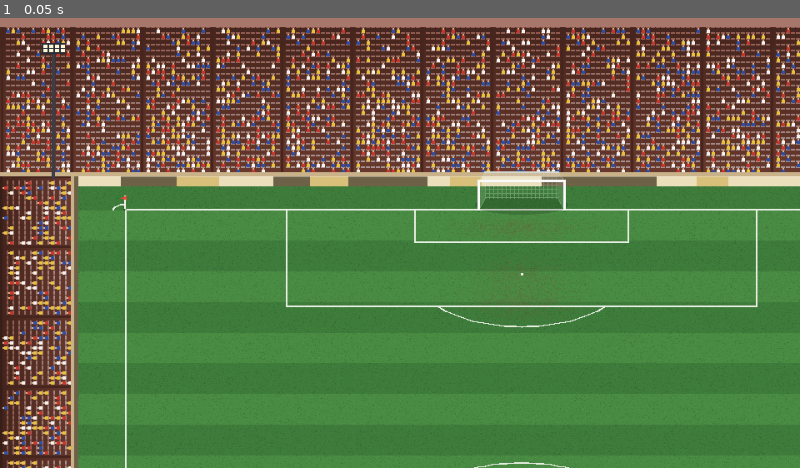
Above: before the commit, frame 1.
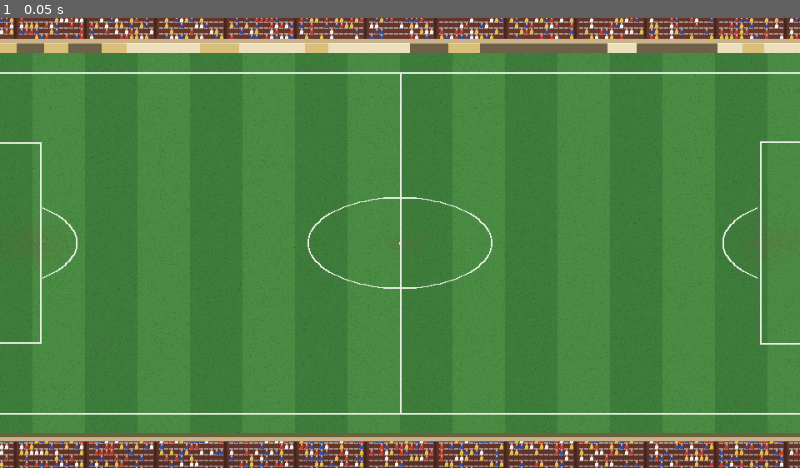
Above: after the commit, the same moment.

Repository: mundiakaluson/sprite-tan
Game: Godot game, scene res://scenes/stadium/stadium.tscn
The game is run twice, just before and just after one commit, with the same random seed, the same clock (stepped at 60 frames per second) and the same inputs. This scene is started directly instead of the project's main scene.
Inputs:
- Up to frame 1 (0.05 s): no input

The runs differ from the first frame. In frame 1, 53% of the frame differs, in the area x 0-100%, y 0-100%.

Commit message:
Stadiums: switch to TV side-on view (horizontal pitch, side goals, camera)
Co-Authored-By: Claude Sonnet 5.5 <noreply@anthropic.com>
Claude-Session: https://claude.ai/code/session_01FrjHpaAiEjh7PpusYwPu2g

Diff:
--- a/godot/assets/pitches/ST01/layout.json
+++ b/godot/assets/pitches/ST01/layout.json
@@ -2,44 +2,45 @@
  "id": "ST01",
  "name": "Old Ground",
  "time": "day",
- "px_per_m": 14.0,
+ "px_per_m": 12.0,
  "squash": 0.5,
  "pitch_m": [
   105.0,
   68.0
  ],
  "canvas": [
-  1252,
-  1075
+  1600,
+  708
  ],
  "pitch_origin": [
-  150,
-  230
+  170,
+  200
  ],
  "pitch_size": [
-  952,
-  735
+  1260,
+  408
  ],
- "orientation": "vertical (own goal at the bottom)",
- "goal_far": {
+ "orientation": "horizontal TV view (own goal on the left)",
+ "goal_left": {
   "pos": [
-   626.0,
-   230.0
+   170.0,
+   404.0
   ],
   "origin": [
-   75,
-   70
+   54,
+   62
   ]
  },
- "goal_near": {
+ "goal_right": {
   "pos": [
-   626.0,
-   965.0
+   1430.0,
+   404.0
   ],
   "origin": [
-   75,
-   36
-  ]
+   54,
+   62
+  ],
+  "flip": true
  },
  "flag": {
   "origin": [
@@ -48,20 +49,20 @@
   ],
   "corners": [
    [
-    150.0,
-    965.0
+    170.0,
+    200.0
    ],
    [
-    1102.0,
-    965.0
+    170.0,
+    608.0
    ],
    [
-    150.0,
-    230.0
+    1430.0,
+    200.0
    ],
    [
-    1102.0,
-    230.0
+    1430.0,
+    608.0
    ]
   ]
  },
--- a/godot/assets/pitches/ST02/layout.json
+++ b/godot/assets/pitches/ST02/layout.json
@@ -2,44 +2,45 @@
  "id": "ST02",
  "name": "City Bowl",
  "time": "night",
- "px_per_m": 14.0,
+ "px_per_m": 12.0,
  "squash": 0.5,
  "pitch_m": [
   105.0,
   68.0
  ],
  "canvas": [
-  1252,
-  1075
+  1600,
+  708
  ],
  "pitch_origin": [
-  150,
-  230
+  170,
+  200
  ],
  "pitch_size": [
-  952,
-  735
+  1260,
+  408
  ],
- "orientation": "vertical (own goal at the bottom)",
- "goal_far": {
+ "orientation": "horizontal TV view (own goal on the left)",
+ "goal_left": {
   "pos": [
-   626.0,
-   230.0
+   170.0,
+   404.0
   ],
   "origin": [
-   75,
-   70
+   54,
+   62
   ]
  },
- "goal_near": {
+ "goal_right": {
   "pos": [
-   626.0,
-   965.0
+   1430.0,
+   404.0
   ],
   "origin": [
-   75,
-   36
-  ]
+   54,
+   62
+  ],
+  "flip": true
  },
  "flag": {
   "origin": [
@@ -48,20 +49,20 @@
   ],
   "corners": [
    [
-    150.0,
-    965.0
+    170.0,
+    200.0
    ],
    [
-    1102.0,
-    965.0
+    170.0,
+    608.0
    ],
    [
-    150.0,
-    230.0
+    1430.0,
+    200.0
    ],
    [
-    1102.0,
-    230.0
+    1430.0,
+    608.0
    ]
   ]
  },
--- a/godot/assets/pitches/ST03/layout.json
+++ b/godot/assets/pitches/ST03/layout.json
@@ -2,44 +2,45 @@
  "id": "ST03",
  "name": "Seaside Park",
  "time": "dusk",
- "px_per_m": 14.0,
+ "px_per_m": 12.0,
  "squash": 0.5,
  "pitch_m": [
   105.0,
   68.0
  ],
  "canvas": [
-  1252,
-  1075
+  1600,
+  708
  ],
  "pitch_origin": [
-  150,
-  230
+  170,
+  200
  ],
  "pitch_size": [
-  952,
-  735
+  1260,
+  408
  ],
- "orientation": "vertical (own goal at the bottom)",
- "goal_far": {
+ "orientation": "horizontal TV view (own goal on the left)",
+ "goal_left": {
   "pos": [
-   626.0,
-   230.0
+   170.0,
+   404.0
   ],
   "origin": [
-   75,
-   70
+   54,
+   62
   ]
  },
- "goal_near": {
+ "goal_right": {
   "pos": [
-   626.0,
-   965.0
+   1430.0,
+   404.0
   ],
   "origin": [
-   75,
-   36
-  ]
+   54,
+   62
+  ],
+  "flip": true
  },
  "flag": {
   "origin": [
@@ -48,20 +49,20 @@
   ],
   "corners": [
    [
-    150.0,
-    965.0
+    170.0,
+    200.0
    ],
    [
-    1102.0,
-    965.0
+    170.0,
+    608.0
    ],
    [
-    150.0,
-    230.0
+    1430.0,
+    200.0
    ],
    [
-    1102.0,
-    230.0
+    1430.0,
+    608.0
    ]
   ]
  },
--- a/godot/scenes/stadium/stadium.tscn
+++ b/godot/scenes/stadium/stadium.tscn
@@ -8,14 +8,21 @@
 [node name="Backdrop" type="Sprite2D" parent="."]
 centered = false
 
-[node name="GoalFar" type="Sprite2D" parent="."]
+[node name="GoalBackL" type="Sprite2D" parent="."]
+centered = false
+
+[node name="GoalBackR" type="Sprite2D" parent="."]
 centered = false
 
 [node name="Actors" type="Node2D" parent="."]
 y_sort_enabled = true
 
-[node name="GoalNear" type="Sprite2D" parent="."]
+[node name="GoalFrontL" type="Sprite2D" parent="."]
 centered = false
-z_index = 5
+
+[node name="GoalFrontR" type="Sprite2D" parent="."]
+centered = false
 
 [node name="Flags" type="Node2D" parent="."]
+
+[node name="Camera" type="Camera2D" parent="."]
--- a/godot/scripts/stadium/stadium.gd
+++ b/godot/scripts/stadium/stadium.gd
@@ -4,7 +4,8 @@
 ## A stadium: backdrop (pitch + boards + stands + crowd), goals and corner flags. Art is generated by the export into
 ## res://assets/pitches/<stadium_id>/ (data/stadiums.csv). Set stadium_id in the inspector to switch.
 ## Pitch coordinates (x 0-100 left to right, y 0-100 own goal to opponent goal): pitch_to_screen() gives the pixel in this node.
-## The pitch is vertical on screen: own goal at the bottom, attack upward. Players go in the Actors node (y-sorted).
+## TV view: the pitch runs left to right, own goal on the left, attack to the right. Pitch x 0-100 is the touchline (0 = top of the screen),
+## pitch y 0-100 is own goal to opponent goal. Players go in the Actors node (y-sorted). The Camera follows `follow` (a Node2D, e.g. the ball) along the pitch.
 
 @export var stadium_id := "ST01":
 	set(v):
@@ -12,8 +13,13 @@
 		if is_node_ready(): rebuild()
 
 @onready var backdrop: Sprite2D = $Backdrop
-@onready var goal_far: Sprite2D = $GoalFar
-@onready var goal_near: Sprite2D = $GoalNear
+@onready var goal_back_l: Sprite2D = $GoalBackL
+@onready var goal_back_r: Sprite2D = $GoalBackR
+@onready var goal_front_l: Sprite2D = $GoalFrontL
+@onready var goal_front_r: Sprite2D = $GoalFrontR
+@onready var camera: Camera2D = $Camera
+## what the camera follows (ball or a player); leave empty to look at the middle of the pitch
+@export var follow: Node2D
 @onready var flags: Node2D = $Flags
 @onready var actors: Node2D = $Actors
 
@@ -43,8 +49,12 @@
 		return
 	layout = l
 	backdrop.texture = _tex(dir + "backdrop.png"); backdrop.centered = false; backdrop.position = Vector2.ZERO
-	_place_goal(goal_far, _tex(dir + "goal_far.png"), layout["goal_far"])
-	_place_goal(goal_near, _tex(dir + "goal_near.png"), layout["goal_near"])
+	var gb := _tex(dir + "goal_back.png"); var gf := _tex(dir + "goal_front.png")
+	_place_goal(goal_back_l, gb, layout["goal_left"]); _place_goal(goal_front_l, gf, layout["goal_left"])
+	_place_goal(goal_back_r, gb, layout["goal_right"]); _place_goal(goal_front_r, gf, layout["goal_right"])
+	var cs := canvas_size()
+	camera.limit_left = 0; camera.limit_top = 0; camera.limit_right = int(cs.x); camera.limit_bottom = int(cs.y)
+	camera.position = pitch_to_screen(Vector2(50, 50))
 	for c in flags.get_children(): c.queue_free()
 	var ft := _tex(dir + "corner_flag.png")
 	var fo = layout["flag"]["origin"]
@@ -54,18 +64,25 @@
 
 func _place_goal(s: Sprite2D, t: Texture2D, g: Dictionary) -> void:
 	s.texture = t; s.centered = false
-	s.position = Vector2(g["pos"][0] - g["origin"][0], g["pos"][1] - g["origin"][1])
+	var flip: bool = g.get("flip", false)
+	s.flip_h = flip
+	var ox: float = g["origin"][0]
+	if flip and t != null: ox = t.get_width() - ox
+	s.position = Vector2(g["pos"][0] - ox, g["pos"][1] - g["origin"][1])
 
-## pitch coordinates (x 0-100, y 0-100) -> pixel in this node
+func _process(_dt: float) -> void:
+	if follow != null and not Engine.is_editor_hint(): camera.position.x = follow.position.x
+
+## pitch coordinates (x 0-100 across, y 0-100 own goal to opponent goal) -> pixel in this node
 func pitch_to_screen(p: Vector2) -> Vector2:
 	if layout.is_empty(): return Vector2.ZERO
 	var o = layout["pitch_origin"]; var s = layout["pitch_size"]
-	return Vector2(o[0] + p.x / 100.0 * s[0], o[1] + (1.0 - p.y / 100.0) * s[1])
+	return Vector2(o[0] + p.y / 100.0 * s[0], o[1] + p.x / 100.0 * s[1])
 
 func screen_to_pitch(px: Vector2) -> Vector2:
 	if layout.is_empty(): return Vector2.ZERO
 	var o = layout["pitch_origin"]; var s = layout["pitch_size"]
-	return Vector2((px.x - o[0]) / s[0] * 100.0, (1.0 - (px.y - o[1]) / s[1]) * 100.0)
+	return Vector2((px.y - o[1]) / s[1] * 100.0, (px.x - o[0]) / s[0] * 100.0)
 
 func canvas_size() -> Vector2:
 	return Vector2(layout["canvas"][0], layout["canvas"][1]) if not layout.is_empty() else Vector2(960, 540)
Binary file changed: godot/assets/pitches/ST01/backdrop.png
Binary file added: godot/assets/pitches/ST01/goal_back.png
Binary file removed: godot/assets/pitches/ST01/goal_far.png
Binary file added: godot/assets/pitches/ST01/goal_front.png
Binary file removed: godot/assets/pitches/ST01/goal_near.png
Binary file changed: godot/assets/pitches/ST01/thumb.png
Binary file changed: godot/assets/pitches/ST02/backdrop.png
Binary file added: godot/assets/pitches/ST02/goal_back.png
Binary file removed: godot/assets/pitches/ST02/goal_far.png
Binary file added: godot/assets/pitches/ST02/goal_front.png
Binary file removed: godot/assets/pitches/ST02/goal_near.png
Binary file changed: godot/assets/pitches/ST02/thumb.png
(and 10 more such lines)
